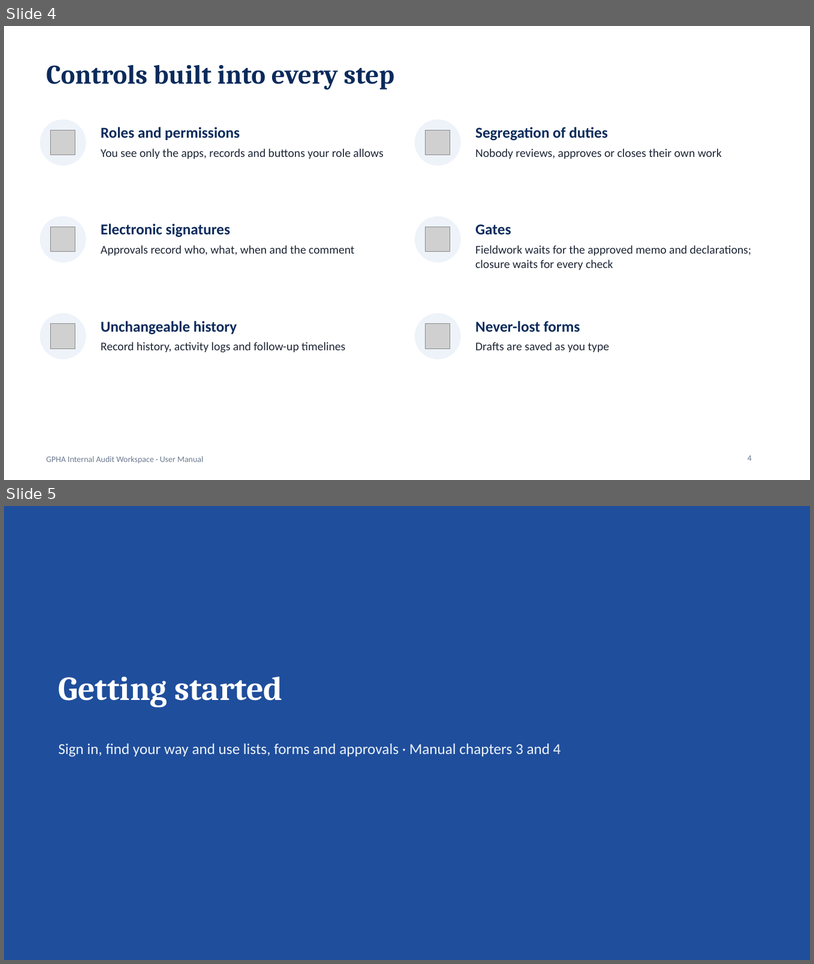
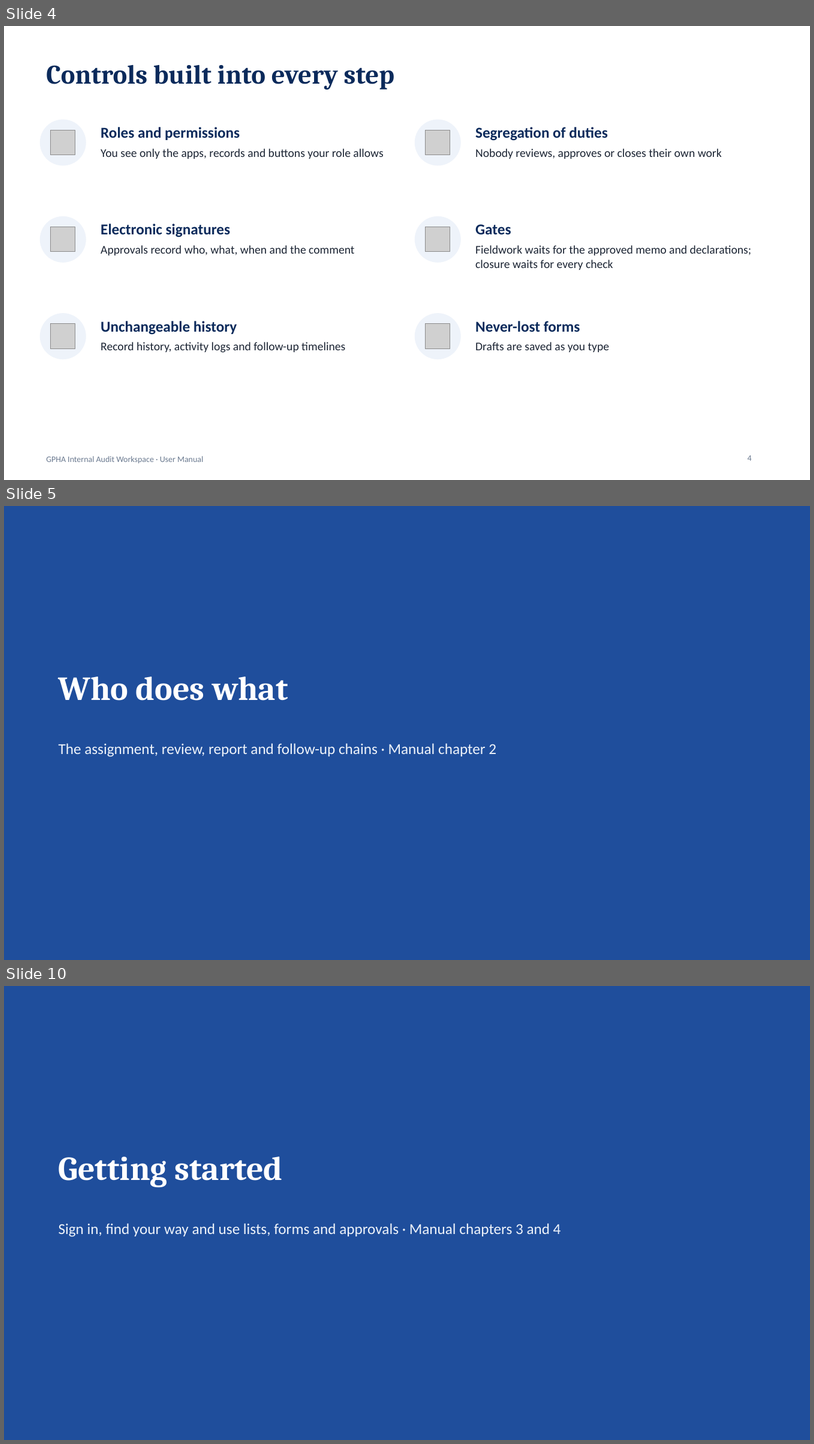
Before and after one commit to kotcdw/GPHAIAWORKSPACE, a slide deck: docs/Usermanual.pptx. Shown one above the other, each under a label of ours: slides 4 and 5 before the commit, slides 4, 5 and 10 after it; the slides between them are not shown. The pictures are 814x964 and 814x1444 pixels, drawn with LibreOffice and Linux fonts; fonts in the diff are those of the drawing; grey boxes stand for pictures. Boxes give left, top, right and bottom in pixels: in the first picture for what was removed or moved away, otherwise in the second. Text is boxed around its words. In the diff, an @@ line names an element or a change of style, - is before the commit and + after.

```diff
--- a/docs/Usermanual.pptx
+++ b/docs/Usermanual.pptx
@@ slide 5 added at <box>4,506,810,960</box>, background #1F4E9C @@
@@ title added at <box>59,676,288,700</box>, 40 pt, text #FFFFFF, bold @@
+Who does what
@@ text added at <box>59,743,497,757</box>, 18 pt, text #EEF3FA @@
+The assignment, review, report and follow-up chains · Manual chapter 2
@@ what was slide 5 is now slide 10 @@
```
Also in this commit, not shown: 1 slide changed, 4 other slides added, 12 other files.
